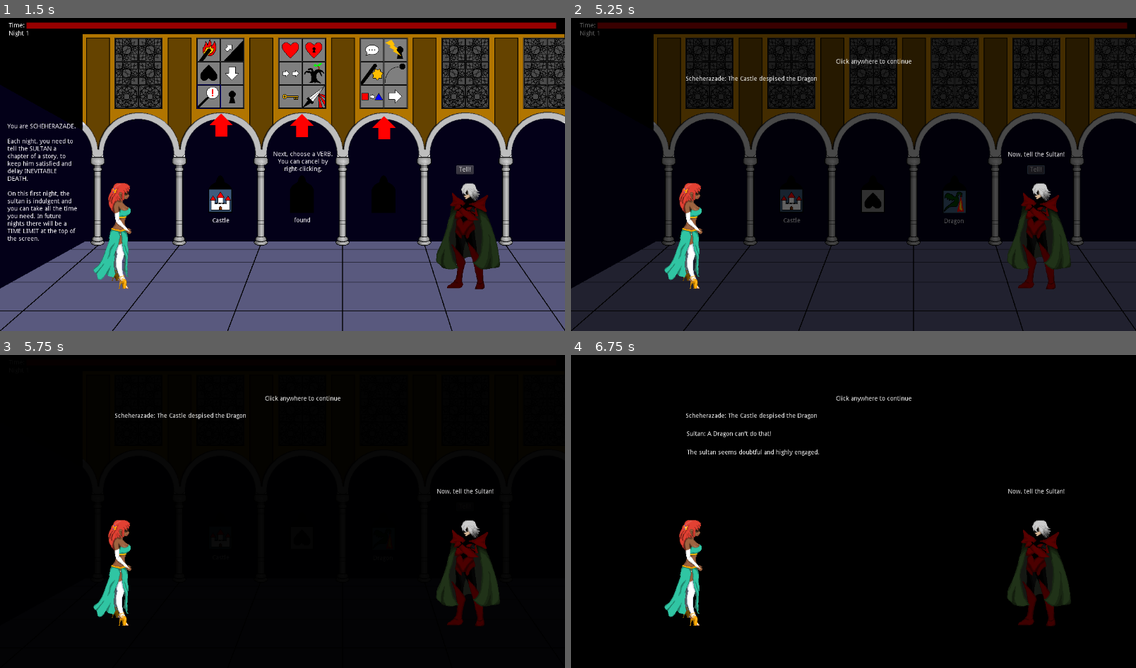
Above: before the commit, frames 1-4 (two rows, left to right).
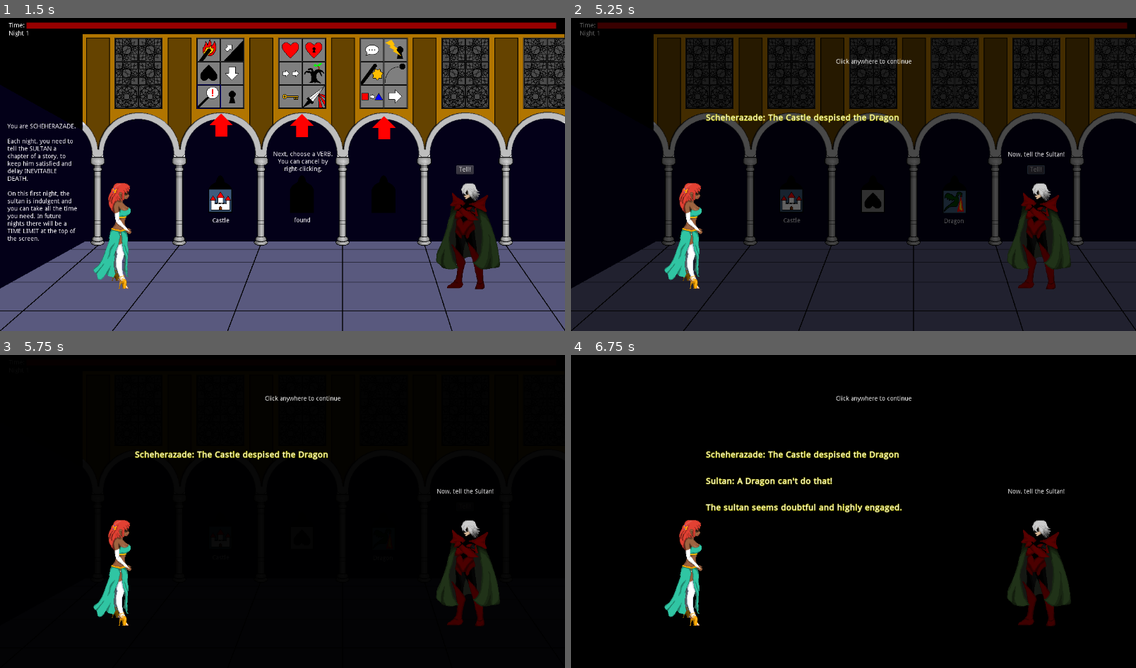
Above: after the commit, the same moments.

Repository: alpacanumerals/LD50
Game: Godot game, scene res://TitleScreen.tscn
Same seed, same stepped clock (60 frames per second), same inputs: the game is played once before the commit and once after it.
Inputs (mouse positions are in pixels of both pictures, inside the frame that each line leads up to):
- Up to frame 1 (1.5 s): click "Start" at 0.5 s; tap Enter at 1.25 s; drag from (209, 49) to (220, 199) at 1.27 s
- Up to frame 2 (5.25 s): tap Space at 2, 3.5 s; drag from (802, 49) to (791, 199) at 2.02 s; tap Enter at 2.75 s; move the mouse to (780, 74) at 2.77 s; hold Right mouse button (right_click) 2.78-3.5 s; click (780, 74) at 3.05 s; drag from (802, 74) to (870, 199) at 3.52 s; click "Tell!" at 4.25 s; click "Tell!" at 5 s
- Up to frame 3 (5.75 s): no input
- Up to frame 4 (6.75 s): click "Tell!" at 5.75 s; tap Enter at 6.5 s; drag from (870, 370) to (955, 539) at 6.52 s

Frame 1 is identical in both runs. In frame 2, 0.6% of the frame differs, in the area x 20-58%, y 18-34%; in frame 3, 0.7%; in frame 4, 1.7%, in the area x 20-59%, y 18-56%.

Commit message:
somewhat better night text

Diff:
--- a/StoryScene.tscn
+++ b/StoryScene.tscn
@@ -22,6 +22,7 @@
 [ext_resource path="res://assets/arrow.png" type="Texture" id=20]
 [ext_resource path="res://assets/sparkle.png" type="Texture" id=21]
 [ext_resource path="res://arrow.gd" type="Script" id=22]
+[ext_resource path="res://fonts/OpenSans_title.tres" type="DynamicFont" id=23]
 
 [sub_resource type="StyleBoxFlat" id=17]
 bg_color = Color( 0.596078, 0, 0, 1 )
@@ -603,25 +604,47 @@
 
 [node name="Dawn" type="Tween" parent="NightArea"]
 
-[node name="StoryText" type="Label" parent="NightArea"]
-margin_left = 240.0
-margin_top = 121.0
-margin_right = 283.0
-margin_bottom = 135.0
+[node name="TextContainer" type="VBoxContainer" parent="NightArea"]
+margin_left = 286.0
+margin_top = 202.0
+margin_right = 432.0
+margin_bottom = 388.0
+__meta__ = {
+"_edit_group_": true
+}
+
+[node name="StoryText" type="Label" parent="NightArea/TextContainer"]
+margin_right = 146.0
+margin_bottom = 26.0
+custom_fonts/font = ExtResource( 23 )
 text = "StoryText"
 
-[node name="SultanText" type="Label" parent="NightArea"]
-margin_left = 242.0
-margin_top = 162.0
-margin_right = 308.0
-margin_bottom = 176.0
+[node name="Filler1" type="Label" parent="NightArea/TextContainer"]
+margin_top = 30.0
+margin_right = 146.0
+margin_bottom = 56.0
+custom_fonts/font = ExtResource( 23 )
+align = 1
+
+[node name="SultanText" type="Label" parent="NightArea/TextContainer"]
+margin_top = 60.0
+margin_right = 146.0
+margin_bottom = 86.0
+custom_fonts/font = ExtResource( 23 )
 text = "SultanText"
 
-[node name="SultanMood" type="Label" parent="NightArea"]
-margin_left = 243.0
-margin_top = 204.0
-margin_right = 318.0
-margin_bottom = 218.0
+[node name="Filler2" type="Label" parent="NightArea/TextContainer"]
+margin_top = 90.0
+margin_right = 146.0
+margin_bottom = 116.0
+custom_fonts/font = ExtResource( 23 )
+align = 1
+
+[node name="SultanMood" type="Label" parent="NightArea/TextContainer"]
+margin_top = 120.0
+margin_right = 146.0
+margin_bottom = 146.0
+custom_fonts/font = ExtResource( 23 )
 text = "SultanMood"
 
 [node name="Shez" type="Sprite" parent="."]
@@ -631,7 +654,7 @@
 [node name="AnimatedSprite" type="AnimatedSprite" parent="Shez"]
 position = Vector2( -9, -103 )
 frames = SubResource( 16 )
-frame = 21
+frame = 17
 playing = true
 
 [node name="Sultan" type="Sprite" parent="."]
@@ -651,7 +674,7 @@
 [node name="AnimatedSprite" type="AnimatedSprite" parent="Sultan2"]
 position = Vector2( 74, -19 )
 frames = SubResource( 16 )
-frame = 18
+frame = 14
 playing = true
 
 [node name="Tutorial" type="Node2D" parent="."]
--- a/fonts/OpenSans_title.tres
+++ b/fonts/OpenSans_title.tres
@@ -3,8 +3,8 @@
 [ext_resource path="res://fonts/OpenSans-Regular.ttf" type="DynamicFontData" id=1]
 
 [resource]
-size = 48
-outline_size = 3
-outline_color = Color( 0, 0, 0.705882, 1 )
+size = 18
+outline_size = 1
+outline_color = Color( 0.705882, 0.694118, 0, 1 )
 extra_spacing_char = 1
 font_data = ExtResource( 1 )
--- a/night.gd
+++ b/night.gd
@@ -49,13 +49,13 @@
         if (failed):
             match stage:
                 stages.START:
-                    $StoryText.text = "Sultan: This is terrible!"
+                    $TextContainer/StoryText.text = "Sultan: This is terrible!"
                     stage = stages.STORY
                 stages.STORY:
-                    $SultanText.text = "Sultan: You can't tell stories at all!"
+                    $TextContainer/SultanText.text = "Sultan: You can't tell stories at all!"
                     stage = stages.MOOD
                 stages.MOOD:
-                    $SultanMood.text = "Scheherazade: Oh shut up, you bloviating bore!"
+                    $TextContainer/SultanMood.text = "Scheherazade: Oh shut up, you bloviating bore!"
                     stage = stages.END
                 stages.END:
                     if (!block):
@@ -71,13 +71,13 @@
         else:
             match stage:
                 stages.START:
-                    $StoryText.text = compose_story_text()
+                    $TextContainer/StoryText.text = compose_story_text()
                     stage = stages.STORY
                 stages.STORY:
-                    $SultanText.text = compose_sultan_text()
+                    $TextContainer/SultanText.text = compose_sultan_text()
                     stage = stages.MOOD
                 stages.MOOD:
-                    $SultanMood.text = compose_sultan_mood()
+                    $TextContainer/SultanMood.text = compose_sultan_mood()
                     stage = stages.END
                 stages.END:
                     emit_signal("night_over")
@@ -96,7 +96,7 @@
 func compose_sultan_text():
     var text = ""
     if (Story.offense <= 0 && Story.repeats == 0):
-        text = "How interesting!"
+        text = "I see. Continue..."
     else:
         var comments = []
         match (Story.repeats):
@@ -151,9 +151,9 @@
     return text
 
 func blank_text():
-    $StoryText.text = ""
-    $SultanText.text = ""
-    $SultanMood.text = ""
+    $TextContainer/StoryText.text = ""
+    $TextContainer/SultanText.text = ""
+    $TextContainer/SultanMood.text = ""
 
 func add_comments(text, comments):
     var first = true
Not shown: 1 places in StoryScene.tscn that only renumber resources
